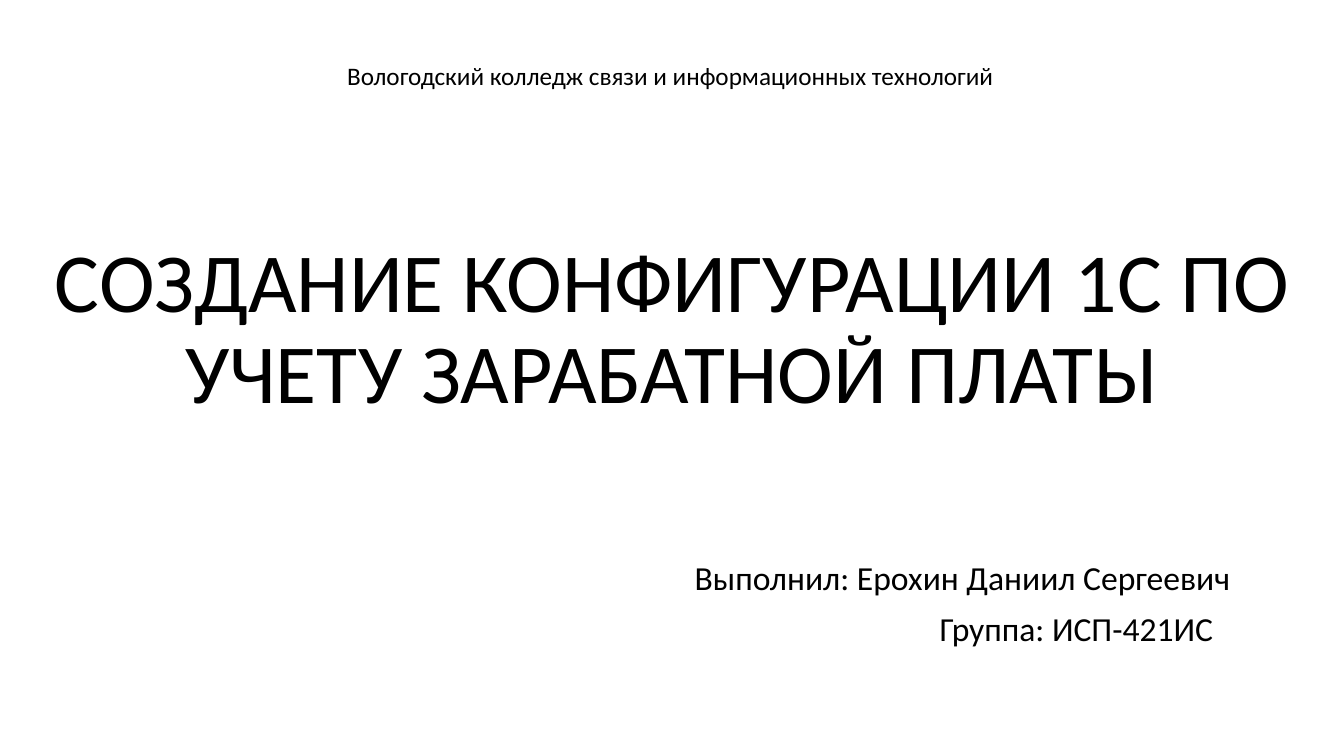
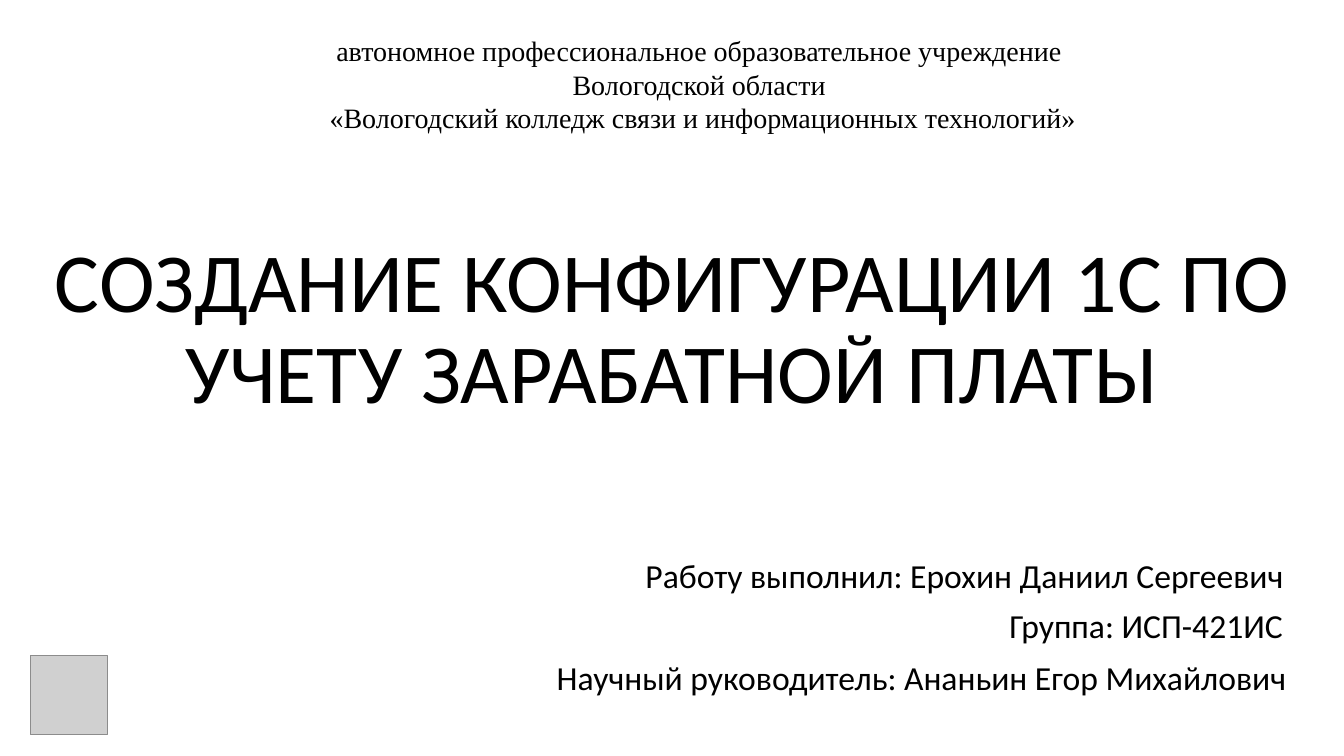
Before and after one commit to joyzen0/VKR, a slide deck: slide 1 of ВКР/Ерохин_ВКР.pptx. Drawn at 1344x756 pixels with LibreOffice and Linux fonts; fonts in the diff are those of the drawing; grey boxes stand for pictures. Boxes give left, top, right and bottom in pixels: in the first picture for what was removed or moved away, otherwise in the second. Text is boxed around its words. In the diff, an @@ line names an element or a change of style, - is before the commit and + after.

```diff
--- a/ВКР/Ерохин_ВКР.pptx
+++ b/ВКР/Ерохин_ВКР.pptx
@@ text at [330, 41, 1076, 134]: text changed; size 18 to 20 pt; font Calibri to Times New Roman @@
-Вологодский колледж связи и информационных технологий
+автономное профессиональное образовательное учреждение
+Вологодской области
+«Вологодский колледж связи и информационных технологий»
@@ subtitle "Работу выполнил: Ерохин Даниил Сергеевич": place and size @@
-subtitle "Работу выполнил: Ерохин Даниил Сергеевич" at [695, 568, 1230, 647]
+subtitle "Работу выполнил: Ерохин Даниил Сергеевич" at [645, 565, 1283, 644]
@@ subtitle at [645, 565, 1283, 594]: text changed @@
-Выполнил: Ерохин Даниил Сергеевич
+Работу выполнил: Ерохин Даниил Сергеевич
@@ picture added at [30, 655, 108, 735] @@
@@ text added at [557, 667, 1286, 696], 24 pt, text #000000 @@
+Научный руководитель: Ананьин Егор Михайлович
```
Also in this commit, not shown: 6 other slides changed, 4 slides added, 2 slides removed, 3 other files.
